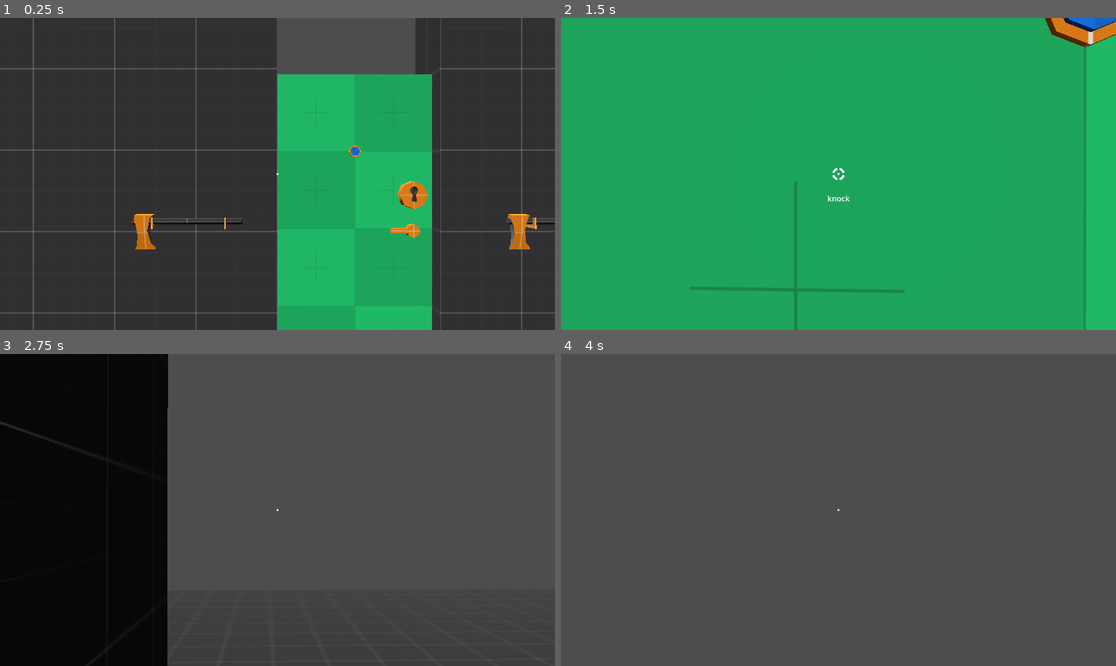
Above: before the commit, frames 1-4 (two rows, left to right).
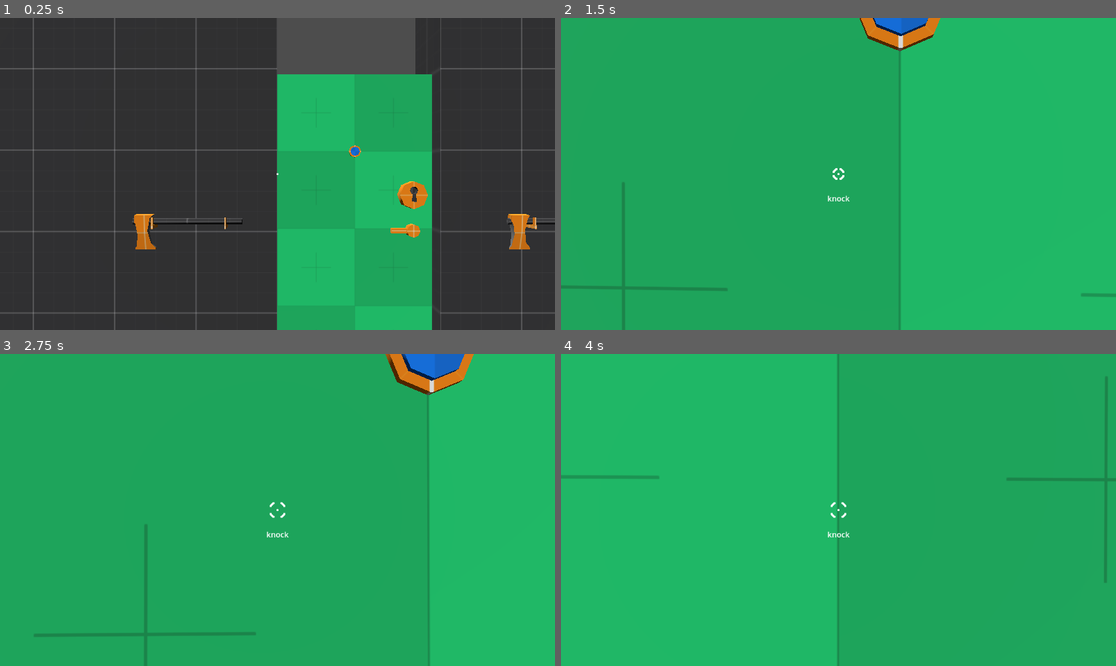
Above: after the commit, the same moments.

Repository: imberny/godot-oop-interface-demo
Game: Godot game, scene res://src/main.tscn
The game is run twice, just before and just after one commit, with the same random seed, the same clock (stepped at 60 frames per second) and the same inputs.
Inputs (mouse positions are in pixels of both pictures, inside the frame that each line leads up to):
- Up to frame 1 (0.25 s): no input
- Up to frame 2 (1.5 s): tap Enter (ui_accept) at 0.5 s; move the mouse to (866, 174) at 0.52 s; hold E (interact) 0.53-1.28 s; hold W (move_forward) from 0.53 s (still down); click (866, 174) at 0.6 s; tap Space (jump, bound only after the commit) at 0.77, 1.07 s; move the mouse to (810, 174) at 1.27 s; tap E (interact) at 1.35 s
- Up to frame 3 (2.75 s): keep holding W (move_forward); tap Space (jump, bound only after the commit) at 1.52, 1.55, 1.82, 2.1 s; move the mouse to (288, 503) at 2.02 s; click (288, 503) at 2.3 s
- Up to frame 4 (4 s): keep holding W (move_forward); move the mouse to (832, 516) at 2.77 s; click (832, 516) at 2.85 s; tap Space (jump, bound only after the commit) at 3.02, 3.32, 3.77, 3.8 s; tap E (interact) at 3.05 s; move the mouse to (877, 513) at 3.52 s; hold E (interact) from 3.53 s (still down)

The runs differ from the first frame. In frame 1, less than 0.1% of the frame differs, in the area x 62-96%, y 41-70%; in frame 2, 3.5%; in frame 3, 100%; in frame 4, 100%, in the area x 0-100%, y 0-100%.

Commit message:
Add health component, jumping

Diff:
--- a/project.godot
+++ b/project.godot
@@ -77,6 +77,12 @@
 , Object(InputEventJoypadButton,"resource_local_to_scene":false,"resource_name":"","device":-1,"button_index":10,"pressure":0.0,"pressed":false,"script":null)
 ]
 }
+jump={
+"deadzone": 0.2,
+"events": [Object(InputEventKey,"resource_local_to_scene":false,"resource_name":"","device":-1,"window_id":0,"alt_pressed":false,"shift_pressed":false,"ctrl_pressed":false,"meta_pressed":false,"pressed":false,"keycode":0,"physical_keycode":32,"key_label":0,"unicode":32,"location":0,"echo":false,"script":null)
+, Object(InputEventJoypadButton,"resource_local_to_scene":false,"resource_name":"","device":-1,"button_index":0,"pressure":0.0,"pressed":false,"script":null)
+]
+}
 
 [layer_names]
 
--- /dev/null
+++ b/src/components/health.gd
@@ -0,0 +1,17 @@
+class_name Health extends Node
+
+@export var _health_max := 100
+
+@onready var _health := _health_max
+
+
+func hurt(amount: int) -> void:
+	_health -= amount
+	_health = max(_health, 0)
+	if 0 == _health:
+		get_parent().queue_free()
+
+
+func heal(amount: int) -> void:
+	_health += amount
+	_health = min(_health, _health_max)
--- /dev/null
+++ b/src/components/health.tscn
@@ -0,0 +1,6 @@
+[gd_scene load_steps=2 format=3 uid="uid://dxita103a2bmf"]
+
+[ext_resource type="Script" uid="uid://cpef1stpyw2kp" path="res://src/components/health.gd" id="1_ax15w"]
+
+[node name="Health" type="Node"]
+script = ExtResource("1_ax15w")
--- a/src/game_objects/axe_holder/axe_holder.tscn
+++ b/src/game_objects/axe_holder/axe_holder.tscn
@@ -4,7 +4,7 @@
 [ext_resource type="Script" uid="uid://vh7k1rwxuk0u" path="res://src/game_objects/axe_holder/interactable.gd" id="1_touws"]
 
 [sub_resource type="BoxShape3D" id="BoxShape3D_touws"]
-size = Vector3(0.286133, 0.0794678, 0.0222473)
+size = Vector3(0.398193, 0.0794678, 0.0222473)
 
 [sub_resource type="SphereShape3D" id="SphereShape3D_touws"]
 radius = 0.1
@@ -20,7 +20,7 @@
 metadata/_custom_type_script = "uid://ce4ve28fu8o2b"
 
 [node name="CollisionShape3D" type="CollisionShape3D" parent="."]
-transform = Transform3D(1, 0, 0, 0, 1, 0, 0, 0, 1, 0.00439453, 0.0283813, 0.0341339)
+transform = Transform3D(1, 0, 0, 0, 1, 0, 0, 0, 1, 0.000366239, 0.0283813, 0.0160824)
 shape = SubResource("BoxShape3D_touws")
 
 [node name="Handle1" type="CSGBox3D" parent="."]
@@ -47,6 +47,7 @@
 
 [node name="SlotMarker" type="Marker3D" parent="."]
 transform = Transform3D(-4.37114e-08, -1, 0, -4.37114e-08, 1.91069e-15, -1, 1, -4.37114e-08, -4.37114e-08, -0.018484, 0.0268145, 0.0367381)
+gizmo_extents = 0.1
 
 [node name="ShapeCast3D" type="ShapeCast3D" parent="."]
 transform = Transform3D(1, 0, 0, 0, 1, 0, 0, 0, 1, -0.0164439, 0.0120763, 0.0398276)
--- a/src/game_objects/door/door.tscn
+++ b/src/game_objects/door/door.tscn
@@ -1,10 +1,11 @@
-[gd_scene load_steps=31 format=3 uid="uid://cea6u4voyhnuk"]
+[gd_scene load_steps=32 format=3 uid="uid://cea6u4voyhnuk"]
 
 [ext_resource type="Script" uid="uid://bvahxbs0pja5j" path="res://src/game_objects/door/door.gd" id="1_dyg4d"]
 [ext_resource type="Script" uid="uid://cbsvbnfsy53et" path="res://src/game_objects/door/interactable.gd" id="2_dyg4d"]
 [ext_resource type="Material" uid="uid://dyx4l6ea0am6f" path="res://addons/prototype_mini_bundle/M_prototype_green.tres" id="2_vaedx"]
-[ext_resource type="Script" uid="uid://b8mc5xumjt3kj" path="res://src/game_objects/door/hurtable.gd" id="3_qxsa1"]
+[ext_resource type="Script" uid="uid://b8mc5xumjt3kj" path="res://src/game_objects/hurtable.gd" id="3_qxsa1"]
 [ext_resource type="AudioStream" uid="uid://c00ikvep5ygq8" path="res://assets/sfx/door/door_open_creak.mp3" id="4_dyg4d"]
+[ext_resource type="PackedScene" uid="uid://dxita103a2bmf" path="res://src/components/health.tscn" id="4_s7sls"]
 [ext_resource type="AudioStream" uid="uid://b0k548udphxhf" path="res://assets/sfx/door/door_close.mp3" id="4_wepa6"]
 [ext_resource type="AudioStream" uid="uid://3w0fr20uijo7" path="res://assets/sfx/door/door_close_creak.mp3" id="5_bdnah"]
 [ext_resource type="AudioStream" uid="uid://dliku61dqstge" path="res://assets/sfx/door/door_knock.wav" id="5_wepa6"]
@@ -272,9 +273,13 @@
 script = ExtResource("2_dyg4d")
 metadata/_custom_type_script = "uid://ce4ve28fu8o2b"
 
-[node name="Hurtable" type="Node" parent="."]
+[node name="Hurtable" type="Node" parent="." node_paths=PackedStringArray("_health")]
 script = ExtResource("3_qxsa1")
+_health = NodePath("../Health")
 metadata/_custom_type_script = "uid://cu2rw2dvul8tf"
+
+[node name="Health" parent="." instance=ExtResource("4_s7sls")]
+_health_max = 30
 
 [node name="AnimationPlayer" type="AnimationPlayer" parent="."]
 libraries = {
@@ -291,13 +296,6 @@
 material_override = ExtResource("2_vaedx")
 size = Vector3(1, 2, 0.1)
 
-[node name="CSGPolygon3D" type="CSGPolygon3D" parent="Door"]
-transform = Transform3D(1, 0, 0, 0, 1, 0, 0, 0, 1, 0, 0, 0.0823891)
-visible = false
-operation = 2
-polygon = PackedVector2Array(-0.2, 0.3, 0.2, 0.3, 0.3, 0.5, 0.2, 0.7, -0.2, 0.7, -0.3, 0.5)
-depth = 0.17
-
 [node name="CollisionShape3D" type="CollisionShape3D" parent="."]
 transform = Transform3D(1, 0, 0, 0, 1, 0, 0, 0, 1, 0.5, 1, 0.05)
 shape = SubResource("BoxShape3D_e4t3a")
--- a/src/game_objects/door/hurtable.gd
+++ /dev/null
@@ -1,5 +0,0 @@
-extends Hurtable
-
-
-func hurt(_damage: int) -> void:
-	get_parent().queue_free()
--- a/src/game_objects/door_handle/door_handle.tscn
+++ b/src/game_objects/door_handle/door_handle.tscn
@@ -1,8 +1,10 @@
-[gd_scene load_steps=11 format=3 uid="uid://b7t8ff7pthixs"]
+[gd_scene load_steps=13 format=3 uid="uid://b7t8ff7pthixs"]
 
 [ext_resource type="Script" uid="uid://ctxjcjxemgfie" path="res://src/game_objects/door_handle/door_handle.gd" id="1_86ndo"]
 [ext_resource type="Material" uid="uid://7to3kb1tisdd" path="res://addons/prototype_mini_bundle/M_prototype_orange.tres" id="1_w54pf"]
 [ext_resource type="Script" uid="uid://bt7vvx0pkp0mu" path="res://src/game_objects/door_handle/interactable.gd" id="2_wqbb2"]
+[ext_resource type="Script" uid="uid://b8mc5xumjt3kj" path="res://src/game_objects/hurtable.gd" id="3_bmj2r"]
+[ext_resource type="PackedScene" uid="uid://dxita103a2bmf" path="res://src/components/health.tscn" id="4_by1ar"]
 [ext_resource type="AudioStream" uid="uid://c6vqukyayyka2" path="res://assets/sfx/door/door_open.mp3" id="4_wqbb2"]
 [ext_resource type="AudioStream" uid="uid://ciwcr6hfmn13x" path="res://assets/sfx/door/door_stuck.mp3" id="5_wqbb2"]
 
@@ -110,7 +112,7 @@
 size = Vector3(0.17749, 0.0860596, 0.0985107)
 
 [node name="DoorHandle" type="AnimatableBody3D"]
-collision_layer = 8
+collision_layer = 9
 collision_mask = 0
 sync_to_physics = false
 script = ExtResource("1_86ndo")
@@ -118,6 +120,14 @@
 [node name="Interactable" type="Node" parent="."]
 script = ExtResource("2_wqbb2")
 metadata/_custom_type_script = "uid://ce4ve28fu8o2b"
+
+[node name="Hurtable" type="Node" parent="." node_paths=PackedStringArray("_health")]
+script = ExtResource("3_bmj2r")
+_health = NodePath("../Health")
+metadata/_custom_type_script = "uid://cu2rw2dvul8tf"
+
+[node name="Health" parent="." instance=ExtResource("4_by1ar")]
+_health_max = 15
 
 [node name="AnimationPlayer" type="AnimationPlayer" parent="."]
 libraries = {
--- /dev/null
+++ b/src/game_objects/hurtable.gd
@@ -0,0 +1,7 @@
+extends Hurtable
+
+@export var _health: Health
+
+
+func hurt(damage: int) -> void:
+	_health.hurt(damage)
--- a/src/game_objects/player/controllable.gd
+++ b/src/game_objects/player/controllable.gd
@@ -8,6 +8,7 @@
 @export var _speed_max := 5.0
 @export var _acceleration := 8.0
 @export var _deceleration := 12.0
+@export var _jump_speed := 5.0
 
 @export_group("Combat")
 @export var _primary_weapon: WeaponSlot
@@ -22,12 +23,21 @@
 
 
 func move(motion: Vector3, delta: float) -> void:
+	var gravity: Vector3 = (
+		ProjectSettings.get_setting("physics/3d/default_gravity")
+		* ProjectSettings.get_setting("physics/3d/default_gravity_vector")
+	)
+
 	var local_motion := _body.basis * motion
-	var desired_velocity := local_motion * _speed_max
+	var desired_velocity_xz := local_motion * _speed_max
+	var velocity_xz := Vector3(_velocity.x, 0.0, _velocity.z)
+	var velocity_y := Vector3(0.0, _velocity.y, 0.0) + gravity * delta
 	# https://www.rorydriscoll.com/2016/03/07/frame-rate-independent-damping-using-lerp/
-	_velocity = _velocity.lerp(desired_velocity, 1.0 - exp(-_acceleration * delta))
+	velocity_xz = velocity_xz.lerp(desired_velocity_xz, 1.0 - exp(-_acceleration * delta))
+	_velocity = velocity_xz + velocity_y
 	_body.velocity = _velocity
 	_body.move_and_slide()
+	_velocity = _body.velocity
 
 
 func do(action: StringName) -> void:
@@ -36,6 +46,8 @@
 			_try_interact()
 		&"attack":
 			_try_attack()
+		&"jump":
+			_try_jump()
 
 
 func _try_interact() -> void:
@@ -45,3 +57,8 @@
 
 func _try_attack() -> void:
 	_primary_weapon.swing()
+
+
+func _try_jump() -> void:
+	if _body.is_on_floor():
+		_velocity.y = _jump_speed
--- a/src/game_objects/player/player.tscn
+++ b/src/game_objects/player/player.tscn
@@ -210,12 +210,15 @@
 }]
 
 [node name="Player" type="CharacterBody3D"]
+collision_layer = 4
+collision_mask = 7
 
 [node name="Controllable" type="Node" parent="." node_paths=PackedStringArray("_body", "_head", "_interactor_ray", "_primary_weapon")]
 script = ExtResource("1_utwn8")
 _body = NodePath("..")
 _head = NodePath("../Head")
 _interactor_ray = NodePath("../Head/InteractorRay")
+_jump_speed = 3.0
 _primary_weapon = NodePath("../Head/PrimaryWeaponSlot")
 metadata/_custom_type_script = "uid://daai380114h0v"
 
--- a/src/input/player_input.gd
+++ b/src/input/player_input.gd
@@ -54,3 +54,5 @@
 		_controllable.do(&"interact")
 	if Input.is_action_just_pressed("attack"):
 		_controllable.do(&"attack")
+	if Input.is_action_just_pressed("jump"):
+		_controllable.do(&"jump")
--- a/src/levels/level.tscn
+++ b/src/levels/level.tscn
@@ -57,6 +57,12 @@
 use_collision = true
 size = Vector3(2, 2.5, 0.5)
 
+[node name="CSGBox3D4" type="CSGBox3D" parent="CSGBox3D"]
+transform = Transform3D(1, 0, 0, 0, 1, 0, 0, 0, 1, 2, 0.75, 2.5)
+material_override = ExtResource("4_mpbj7")
+use_collision = true
+size = Vector3(1, 0.5, 0.5)
+
 [node name="AxeHolder" parent="." instance=ExtResource("7_2tyx5")]
 transform = Transform3D(1, 0, 0, 0, 1, 0, 0, 0, 1, -0.518705, 1.04705, 0.281236)
 
Not shown, added: src/components/health.gd.uid
Renamed: src/game_objects/door/hurtable.gd.uid -> src/game_objects/hurtable.gd.uid
